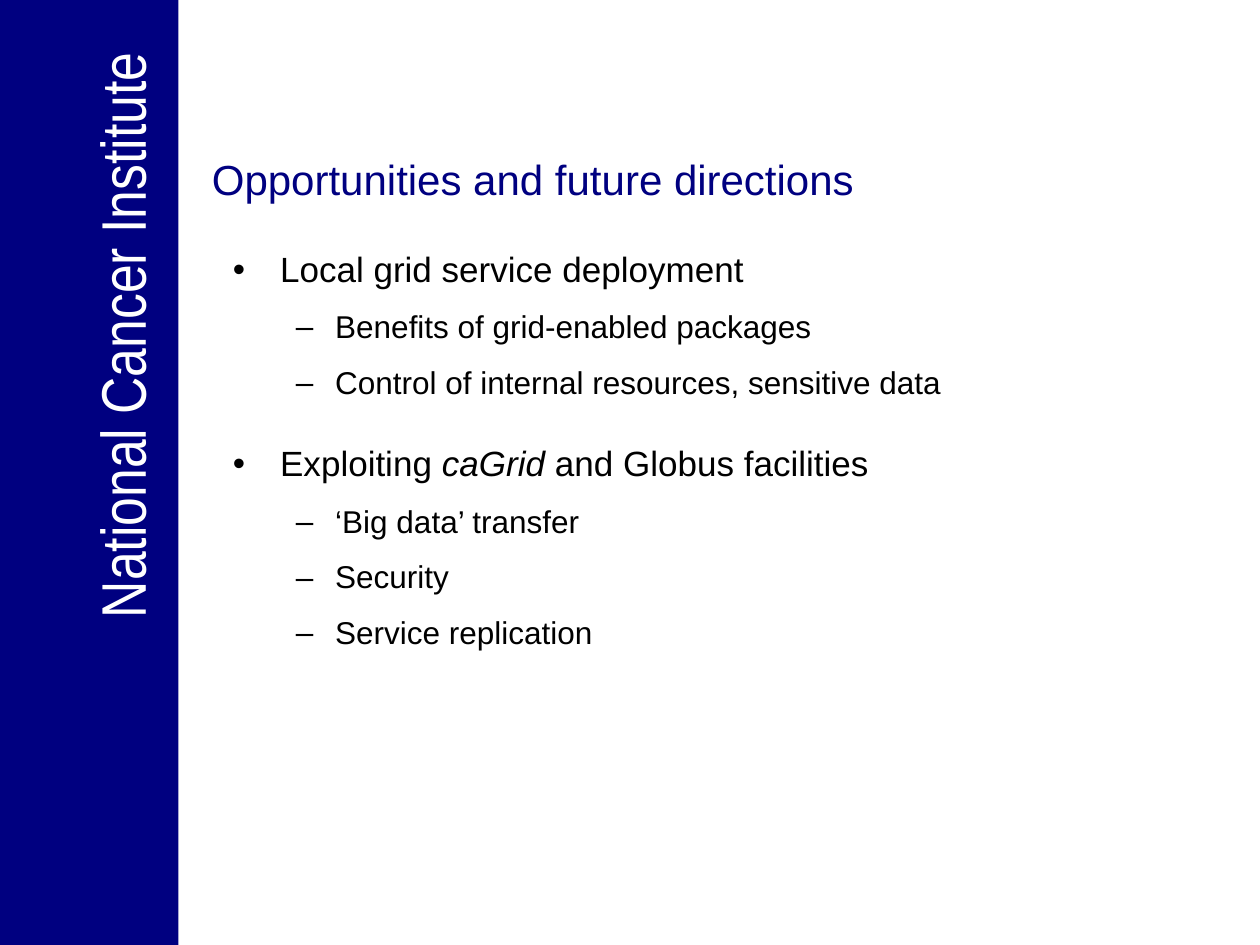
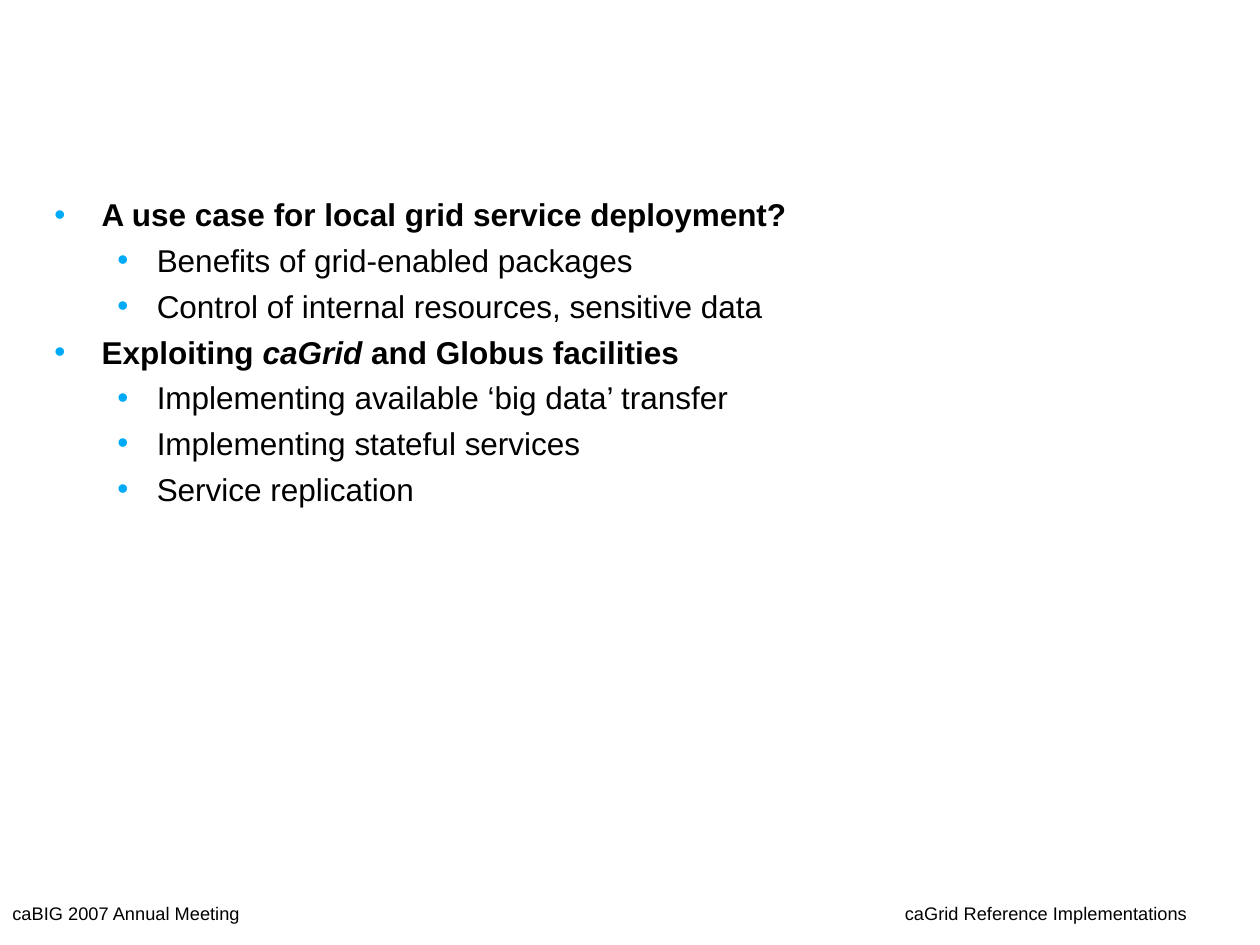
Before and after one commit to NCIP/bioconductor_v1, a slide deck: slide 8 of trunk/bioconductor/Presentations/caBIG_Annual_Meeting_2007_Getting_on_the_grid_panel.ppt. Drawn at 1260x945 pixels with LibreOffice and Linux fonts; fonts in the diff are those of the drawing; background and template pictures are left out. Boxes give left, top, right and bottom in pixels: in the first picture for what was removed or moved away, otherwise in the second. Text is boxed around its words. In the diff, an @@ line names an element or a change of style, - is before the commit and + after.

```diff
--- a/trunk/bioconductor/Presentations/caBIG_Annual_Meeting_2007_Getting_on_the_grid_panel.ppt
+++ b/trunk/bioconductor/Presentations/caBIG_Annual_Meeting_2007_Getting_on_the_grid_panel.ppt
@@ rectangle removed at [0,0,179,945] @@
@@ title "Bioconductor Lessons learned and future ..." at [42,0,987,147]: vertical alignment top to middle @@
@@ text removed at [88,71,159,613] @@
-National Cancer Institute
@@ title at [212,164,854,203]: text changed; text colour #000080 to #FFFFFF @@
-Opportunities and future directions
+Bioconductor
+Lessons learned and future directions
@@ text "A use case for local ...": place and size @@
-text "A use case for local ..." at [280,256,940,650]
+text "A use case for local ..." at [102,203,786,507]
@@ text at [102,203,786,232]: text changed; size 20 to 18 pt; bold on @@
-• Local grid service deployment
+• A use case for local grid service deployment?
@@ text at [102,249,762,507]: size 20 to 18 pt, bold on in "Exploiting caGrid and Globus facilities"; bullet – to •; line spacing 0.95 to 1; less space between paragraphs; bullet colour #000000 to #00AAF6 @@
@@ text at [157,386,728,461]: text changed @@
-  – ‘Big data’ transfer
-  – Security
+  • Implementing available ‘big data’ transfer
+  • Implementing stateful services
@@ text added at [12,907,240,924], 18 pt, text #000000 @@
+caBIG 2007 Annual Meeting
@@ text added at [905,907,1187,924], 18 pt, text #000000 @@
+caGrid Reference Implementations
```
Also in this commit, not shown: 5 other slides changed, 2 slides added, 2 slides removed.
